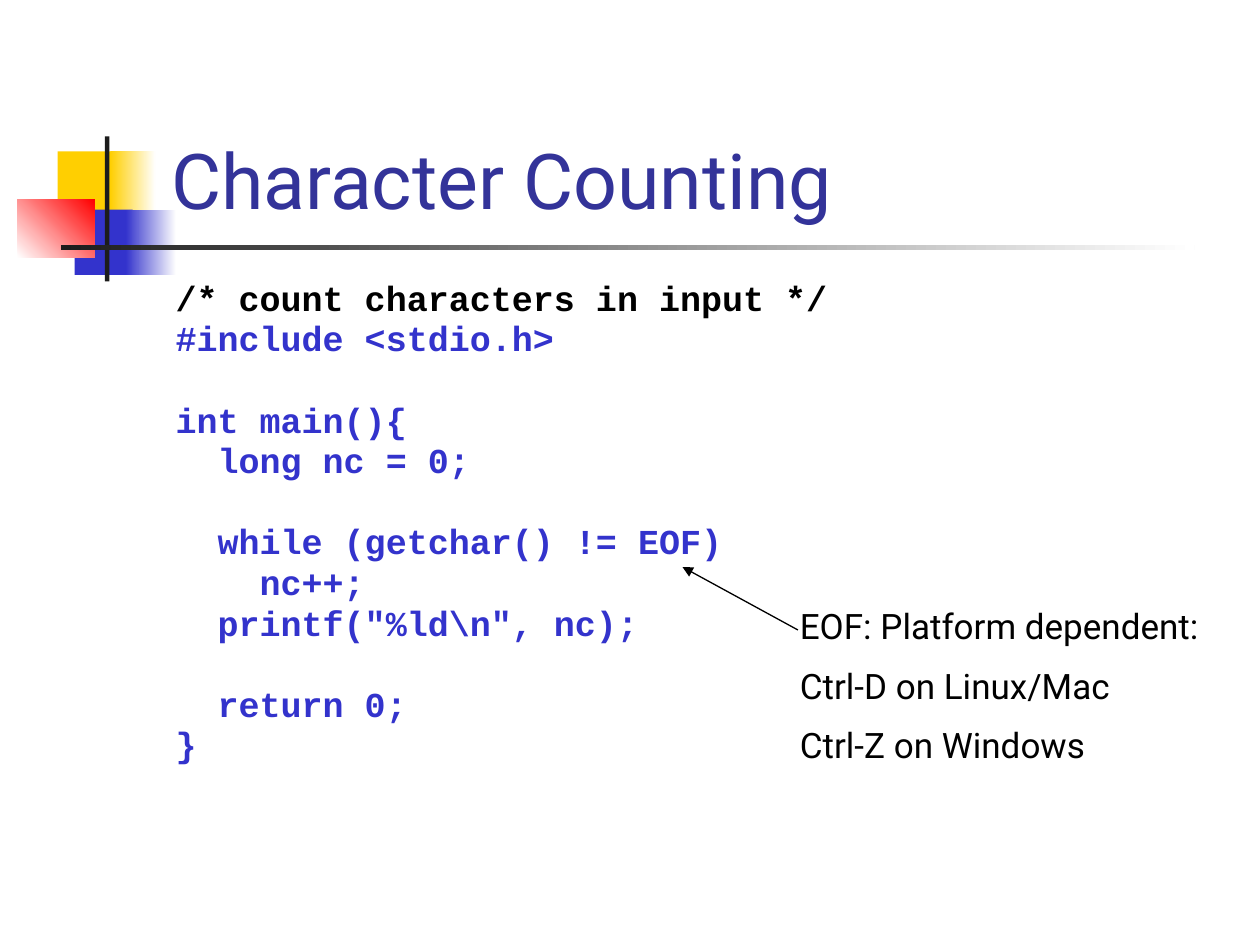
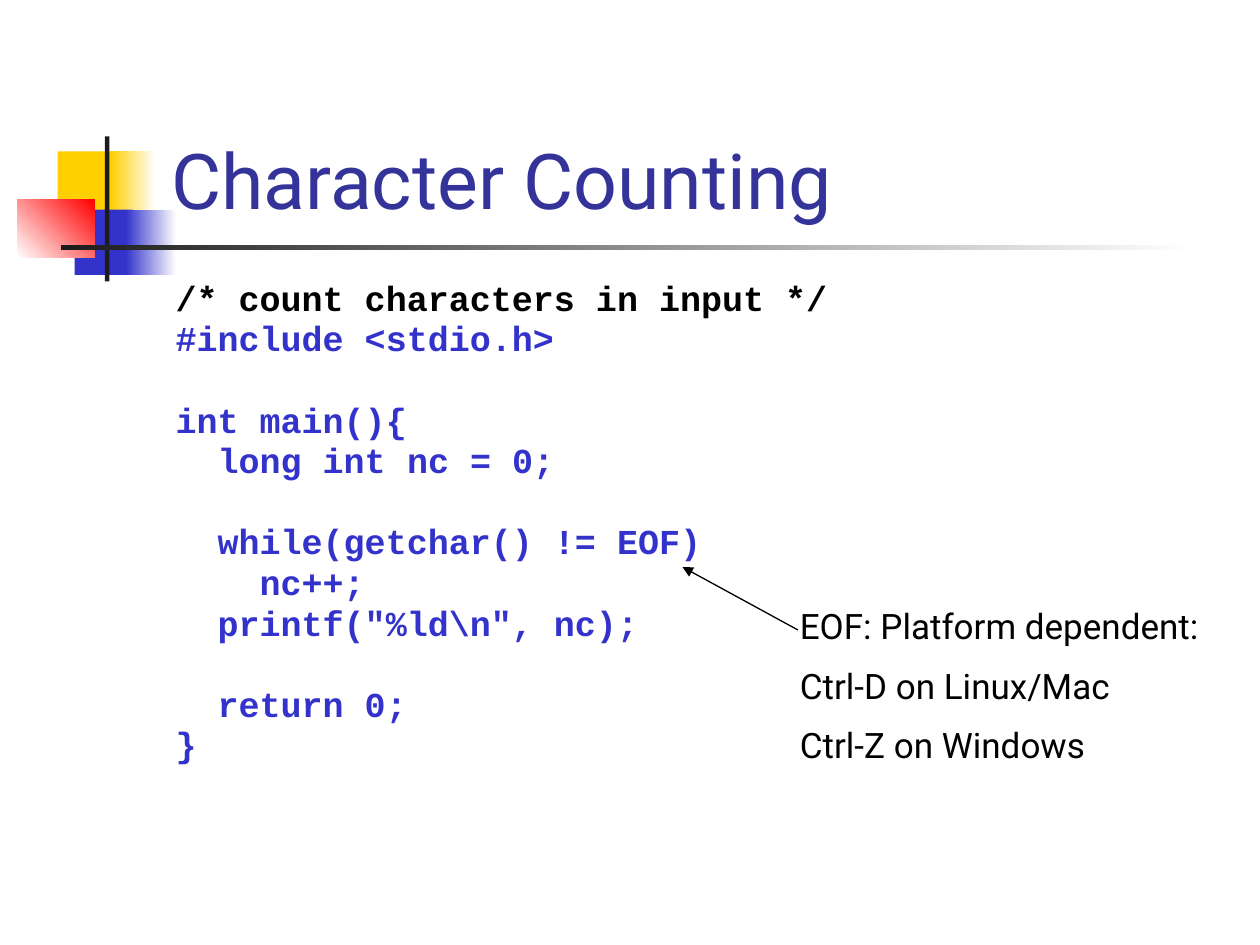
Before and after one commit to csslab-ustc/csslab-ustc.github.io, a slide deck: slide 8 of courses/sysprog/slides/lec02-charIO.pptx. Drawn at 1260x945 pixels with LibreOffice and Linux fonts; fonts in the diff are those of the drawing. Boxes give left, top, right and bottom in pixels: in the first picture for what was removed or moved away, otherwise in the second. Text is boxed around its words. In the diff, an @@ line names an element or a change of style, - is before the commit and + after.

```diff
--- a/courses/sysprog/slides/lec02-charIO.pptx
+++ b/courses/sysprog/slides/lec02-charIO.pptx
@@ text at bbox=[218, 449, 701, 562]: text changed @@
-long nc = 0;
-while (getchar() != EOF)
+long int nc = 0;
+while(getchar() != EOF)
```
Also in this commit, not shown: 10 other slides changed, 2 other files.
